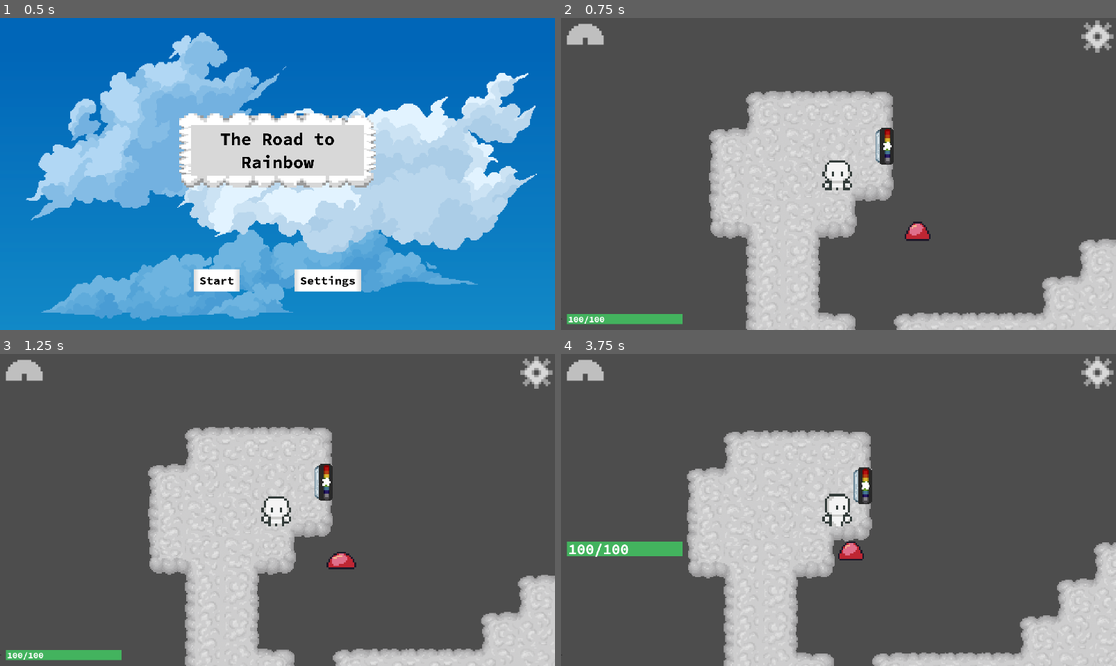
Above: before the commit, frames 1-4 (two rows, left to right).
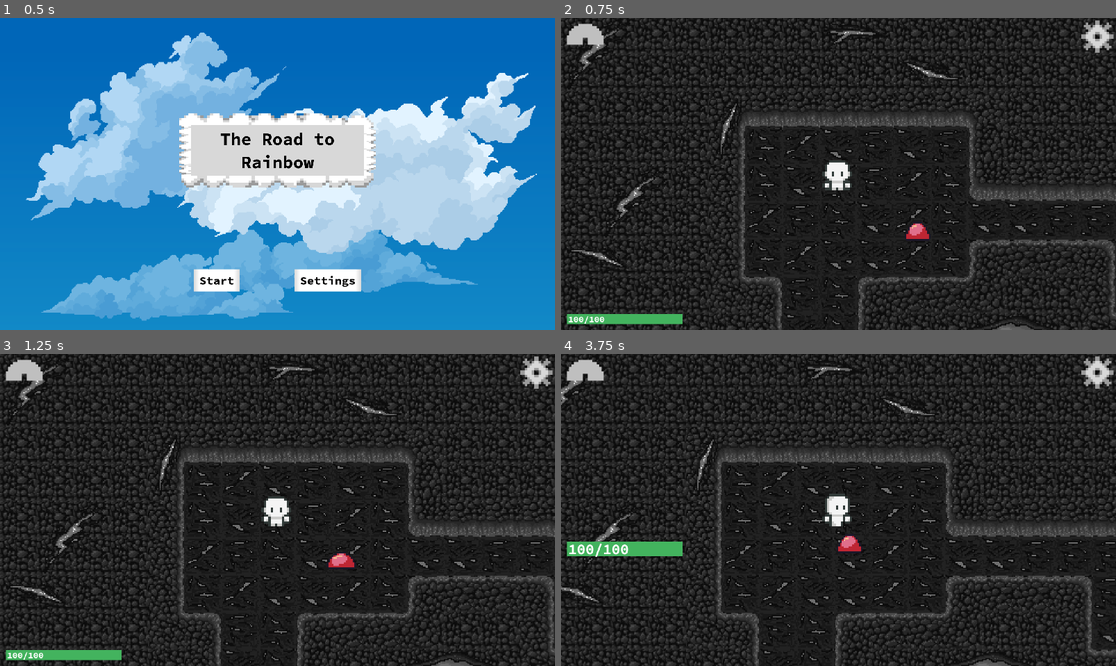
Above: after the commit, the same moments.

Repository: emkartch/ATLS_4140_Final
Game: Godot game, scene res://main.tscn
Two runs of this game, one before a commit and one after it. Both use one fixed random seed, a clock stepped at 60 frames per second and the inputs below.
Inputs (mouse positions are in pixels of both pictures, inside the frame that each line leads up to):
- Up to frame 1 (0.5 s): no input
- Up to frame 2 (0.75 s): click "Start" at 0.5 s
- Up to frame 3 (1.25 s): no input
- Up to frame 4 (3.75 s): click (1099, 372) at 1.25 s; click "Large Text" at 2 s; click (583, 378) at 2.75 s; tap Enter at 3.5 s; move the mouse to (960, 494) at 3.52 s; hold Right (player_right) from 3.53 s (still down); tap P (input_test) at 3.6 s; click (960, 494) at 3.67 s

Frame 1 is identical in both runs. In frame 2, 88% of the frame differs, in the area x 0-100%, y 0-100%; in frame 3, 88%; in frame 4, 88%.

Commit message:
fixed sliding bug, created level changes

Diff:
--- a/the-road-to-rainbow/main.gd
+++ b/the-road-to-rainbow/main.gd
@@ -15,7 +15,7 @@
 var r_minions = [Vector2(6,3)]
 
 func _ready():
-	Global.game_lvl = 7
+	Global.game_lvl = 1
 	$allTiles.change_tile_set()
 
 func _unhandled_input(event):
@@ -25,9 +25,12 @@
 				#print("worked")
 				$allTiles.check_for_puzzle_click($Player.position)
 
+
 # This function is what will activate the puzzle minigames
+# INSERT PUZZLE ACTIVATION HERE.
 func activate_puzzle(tile_coords, tileset_coords):
 	print("Activated puzzle!", tile_coords, tileset_coords)
+	$allTiles.num_finished += 1 # This should only happen AFTER puzzle is completed
 
 func spawn_mob(pos):
 	%PathFollow2D.progress_ratio = randf()
@@ -54,3 +57,20 @@
 func _on_player_health_depleted() -> void:
 	Global.main_game_running = false
 	Global.player_death = true
+
+func next_level():
+	if Global.game_lvl < 7:
+		Global.game_lvl += 1
+	else:
+		end_game_cutscene()
+
+	#resetting level variables
+	$allTiles.lvl_finished = false
+	$allTiles.num_finished = 0
+	$allTiles.completed_puzzles = []
+	$allTiles.change_tile_set()
+	$Player.position = start_position
+
+# ADD: music and a "yay you did it" here
+func end_game_cutscene():
+	pass;
--- a/the-road-to-rainbow/main.tscn
+++ b/the-road-to-rainbow/main.tscn
@@ -27,5 +27,6 @@
 [node name="HUD" parent="." instance=ExtResource("4_1bvp3")]
 
 [connection signal="activate_puzzle" from="allTiles" to="." method="activate_puzzle"]
+[connection signal="level_up" from="allTiles" to="." method="next_level"]
 [connection signal="health_depleted" from="Player" to="." method="_on_player_health_depleted"]
 [connection signal="start_game" from="HUD" to="." method="_on_hud_start_game"]
--- a/the-road-to-rainbow/mob.gd
+++ b/the-road-to-rainbow/mob.gd
@@ -15,11 +15,13 @@
 var i_slimes: SpriteFrames = preload("res://mobs/sprites/indigo_slime.tres")
 var v_slimes: SpriteFrames = preload("res://mobs/sprites/violet_slime.tres")
 
+var slime_colors = [r_slimes, o_slimes, y_slimes, g_slimes, b_slimes, i_slimes, v_slimes]
+
 var knockbackBool = false
 
 func _ready():
 	#move.connect(player_velocity)
-	$AnimatedSprite2D.sprite_frames = r_slimes
+	$AnimatedSprite2D.sprite_frames = slime_colors[Global.game_lvl - 1]
 	$AnimatedSprite2D.play("idle")
 
 func _physics_process(_delta: float) -> void:
--- a/the-road-to-rainbow/player_controller.gd
+++ b/the-road-to-rainbow/player_controller.gd
@@ -29,6 +29,8 @@
 
 		var velocity1 = Vector2.ZERO # The player's movement vector.
 		#if !Global.wound_animation:
+		if Input.is_anything_pressed() == false:
+			velocity1 = Vector2(0,0)
 		if Input.is_action_pressed("player_right"):
 			velocity1.x += 1
 			Global.cur_direction = "right"
@@ -49,9 +51,9 @@
 		else:
 			Global.player_move = false
 
-		position += velocity1 * delta
+		#position += velocity1 * delta
 
-		move_and_slide()
+		move_and_collide(velocity1 * delta)
 		#move_and_collide(position)
 
 	#if Input.is_action_just_pressed("input_test"):
--- a/the-road-to-rainbow/tilemaps.gd
+++ b/the-road-to-rainbow/tilemaps.gd
@@ -1,5 +1,6 @@
 extends TileMapLayer
 signal activate_puzzle(tile_coords, tileset_coords)
+signal level_up
 
 # for tracking where we are at
 #var lvl = 1
@@ -13,8 +14,12 @@
 var filenames_false = ["RedTilesGrey", "Greyed-Orange", "Grey-Yellow", "Grey-Green", "Grey-Blue", "Grey-Indigo", "Grey-Violet"]
 var filenames_true = ["OnlyRed-Lvl1", "Only-Orange", "Color-Yellow", "Color-Green", "Color-Blue", "Color-Indigo", "Color-Violet"]
 var puzzle_coords = [Vector2i(2, 4), Vector2i(3, 4), Vector2i(4, 4)]
+var finish_coords = [Vector2i(4,3)]
+var completed_puzzles = []
 
 func _ready():
+	num_finished = 0
+
 	#print(Global.game_lvl)
 	lvl_tiles = [$Red, $Orange, $Yellow, $Green, $Blue, $Indigo, $Violet]
 	lvl_walls = [$Red/Walls, $Orange/Walls, $Yellow/Walls, $Green/Walls, $Blue/Walls, $Indigo/Walls, $Violet/Walls]
@@ -24,7 +29,7 @@
 func set_collisions():
 	for i in range(0,7):
 
-		print(lvl_tiles[i])
+		#print(lvl_tiles[i])
 
 		if Global.game_lvl - 1 == i:
 			lvl_tiles[i].show()
@@ -45,6 +50,16 @@
 	else:
 		newTexture = load("res://tilesets/" + filenames_true[Global.game_lvl - 1] + ".png")
 
+	if Global.game_lvl == 7:
+		#$Violet/SkyLayer.show()
+		if lvl_finished == false:
+			$Violet/SkyLayer/Sky.texture = load("res://tilesets/Grey-Violet-Background.png")
+		else:
+			$Violet/SkyLayer/Sky.texture = load("res://tilesets/Color-Violet-Background.png")
+	else:
+		#$Violet/SkyLayer.hide()
+		pass;
+
 	if Global.game_lvl == 4:
 		lvl_walls[Global.game_lvl - 1].tile_set.get_source(1).texture = newTexture
 	else:
@@ -53,26 +68,6 @@
 	# I made a weird other tileset for this specific one, it's annoying
 	if Global.game_lvl == 1:
 		$Red/AccPuzz.tile_set.get_source(1).texture = newTexture
-
-	# This is all old code, IGNORE THIS
-	#if lvl == 1 and lvl_finished == false:
-		#var nnewTexture = load("res://tilesets/RedTilesGrey.png")
-		#$Red/Ground.tile_set.get_source(0).texture = newTexture
-		#$Red/AccPuzz.tile_set.get_source(1).texture = newTexture
-	#elif lvl == 1 and lvl_finished == true:
-		#var nnewTexture = load("res://tilesets/OnlyRed-Lvl1.png")
-		#$Red/Ground.tile_set.get_source(0).texture = newTexture
-		#$Red/AccPuzz.tile_set.get_source(1).texture = newTexture
-	#elif lvl == 2 and lvl_finished == false:
-		#var nnewTexture = load("res://tilesets/Greyed-Orange.png")
-		#$Orange/Ground.tile_set.get_source(0).texture = newTexture
-	#elif lvl == 2 and lvl_finished == true:
-		#var nnewTexture = load("res://tilesets/Only-Orange.png")
-		#$Orange/Ground.tile_set.get_source(0).texture = newTexture
-	#elif lvl == 2 and lvl_finished == true:
-		#var nnewTexture = load("res://tilesets/Only-Orange.png")
-		#$Orange/Ground.tile_set.get_source(0).texture = newTexture
-		#
 
 	# setting show and collisions
 	set_collisions()
@@ -88,28 +83,38 @@
 	var tile_map_coords = lvl_puzz[Global.game_lvl - 1].map_to_local(tile_pos)
 	# Where is the tile in the tileset?
 	var tileset_coords = lvl_puzz[Global.game_lvl - 1].get_cell_atlas_coords(tile_pos)
-	print(tileset_coords)
+	#print(tileset_coords)
 
 	if tileset_coords!= Vector2i(-1,-1):
 
 		# How far away is the player from the clicked tile?
 		var pos_delta = tile_map_coords - sprite_pos
-		#print("Delta:", pos_delta)
+		print("Delta:", pos_delta)
 
 		# Is the player near enough to the tile?
 		var is_near_enough = false
+		var is_near_2 = false
 		if abs(pos_delta[0]) <= 140 and abs(pos_delta[1]) <= 100:
 			is_near_enough = true
 
+		if abs(pos_delta[0]) <= 160 and abs(pos_delta[1]) < 180:
+			is_near_2 = true
+
 		#print(tileset_coords)
 		if tileset_coords in puzzle_coords and is_near_enough:
-			print("activate puzzle")
-			activate_puzzle.emit(tile_map_coords, tileset_coords)
-			num_finished += 1
+			#print("activate puzzle")
+			if tile_map_coords not in completed_puzzles:
+				activate_puzzle.emit(tile_map_coords, tileset_coords)
+				completed_puzzles.append(tile_map_coords)
+				#print(completed_puzzles)
 
-	if num_finished >= 5:
-		lvl_finished = true
-		change_tile_set()
+			if num_finished >= 5:
+				lvl_finished = true
+				change_tile_set()
+		#Checking if the player has clicked the finish puzzle tile after completing all puzzles
+		elif tileset_coords in finish_coords and is_near_2:
+			if num_finished >= 5:
+				level_up.emit()
 
 # Looks for mouse clicks (releases, not presses)
 #func _unhandled_input(event):
--- a/the-road-to-rainbow/tilemaps.tscn
+++ b/the-road-to-rainbow/tilemaps.tscn
@@ -9,6 +9,7 @@
 [ext_resource type="Texture2D" uid="uid://bg6qamdihl7sq" path="res://tilesets/Color-Blue.png" id="7_ey0ed"]
 [ext_resource type="Texture2D" uid="uid://dwf5j8y2hjknl" path="res://tilesets/Color-Indigo.png" id="8_eybje"]
 [ext_resource type="Texture2D" uid="uid://civwgp5q7udpn" path="res://tilesets/Color-Violet.png" id="9_a6be0"]
+[ext_resource type="Texture2D" uid="uid://cj70c80pd4atn" path="res://tilesets/Color-Violet-Background.png" id="10_6nutp"]
 
 [sub_resource type="TileSetAtlasSource" id="TileSetAtlasSource_kn5cj"]
 texture = ExtResource("4_6cmfd")
@@ -1984,7 +1985,7 @@
 tile_set = SubResource("TileSet_pnvef")
 
 [node name="AccPuzz" type="TileMapLayer" parent="Red"]
-tile_map_data = PackedByteArray("AAANAAMAAAACAAQAAAAUAAMAAAADAAQAAAARAAoAAAAEAAQAADAJAA0AAAACAAQAAGABAAkAAAADAAQAAGABABEAAAA …(2219 unchanged characters)…
+tile_map_data = PackedByteArray("AAANAAMAAAACAAQAAAAUAAMAAAADAAQAAAAJAA0AAAACAAQAAGABAAkAAAADAAQAAGABABEAAAA …(2219 unchanged characters)…
 tile_set = SubResource("TileSet_pnvef")
 
 [node name="Orange" type="TileMapLayer" parent="."]
@@ -1999,7 +2000,7 @@
 collision_enabled = false
 
 [node name="AccPuzz" type="TileMapLayer" parent="Orange"]
-tile_map_data = PackedByteArray("AAAJAAQAAAADAAUAAAAPAAYAAAA …(912 unchanged characters)… GAAUAAAAMAP3/AAAGAAUAAAAdAP7/AAAGAAUAAAAMAAEAAAACAAQAAAALAAcAAAAEAAQAAGAZAAUAAAAEAAQAAFACAAYAAAA …(123 unchanged characters)…
+tile_map_data = PackedByteArray("AAAJAAQAAAADAAUAAAAPAAYAAAA …(912 unchanged characters)… GAAUAAAAMAP3/AAAGAAUAAAAdAP7/AAAGAAUAAAALAAcAAAAEAAQAAGAZAAUAAAAEAAQAAFACAAYAAAA …(123 unchanged characters)…
 tile_set = SubResource("TileSet_eybje")
 
 [node name="Yellow" type="TileMapLayer" parent="."]
@@ -2060,6 +2061,17 @@
 
 [node name="Violet" type="TileMapLayer" parent="."]
 
+[node name="SkyLayer" type="CanvasLayer" parent="Violet"]
+layer = -100
+
+[node name="Sky" type="TextureRect" parent="Violet/SkyLayer"]
+offset_left = -8.0
+offset_top = -4.0
+offset_right = 2040.0
+offset_bottom = 1404.0
+scale = Vector2(0.945801, 0.776278)
+texture = ExtResource("10_6nutp")
+
 [node name="Walls" type="TileMapLayer" parent="Violet"]
 tile_map_data = PackedByteArray("AAABAAIAAAACAAEAAAABAAEAAAADAAAAAAACAAEAAAACAAIAAAADAAEAAAACAAMAAAAEAAEAAAABAAMAAAAEAA …(4256 unchanged characters)…
 tile_set = SubResource("TileSet_q6jk2")
Not shown: 1 places in the-road-to-rainbow/tilemaps.tscn that only renumber resources
